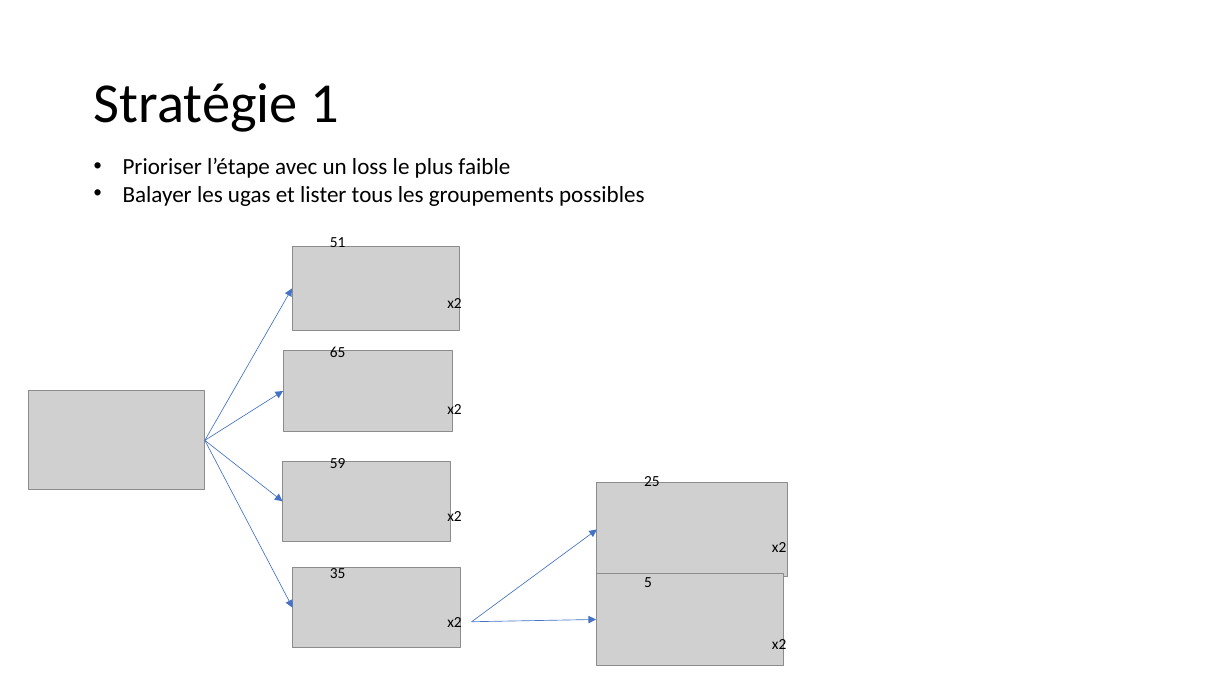
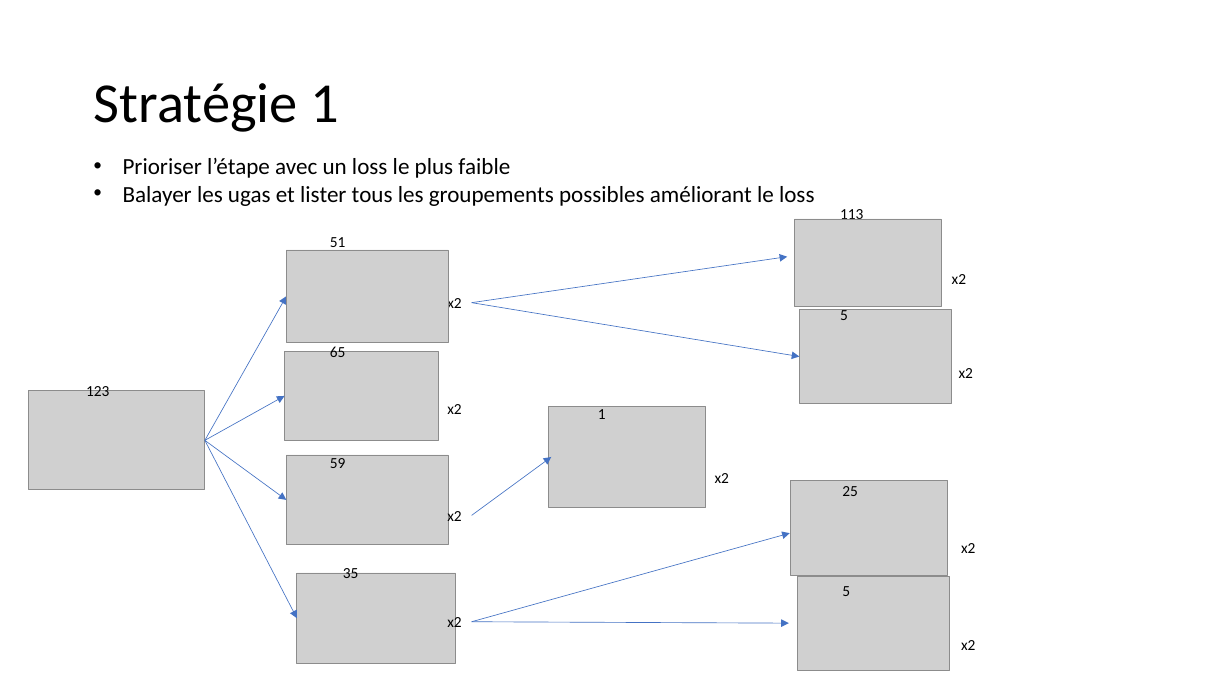
Before and after one commit to leopoldlacroix/graph_proj, a slide deck: slide 7 of explication.pptx (slide 5 before the commit). Drawn at 1232x693 pixels with LibreOffice and Linux fonts; fonts in the diff are those of the drawing; grey boxes stand for pictures. Boxes give left, top, right and bottom in pixels: in the first picture for what was removed or moved away, otherwise in the second. Text is boxed around its words. In the diff, an @@ line names an element or a change of style, - is before the commit and + after.

```diff
--- a/explication.pptx
+++ b/explication.pptx
@@ text at box(123, 186, 815, 206): text changed @@
-• Balayer les ugas et lister tous les groupements possibles
+• Balayer les ugas et lister tous les groupements possibles améliorant le loss
@@ picture added at box(795, 219, 942, 307) @@
@@ picture: place and size @@
-picture at box(292, 247, 460, 330)
+picture at box(287, 250, 448, 343)
@@ arrow added from (471, 303) to (787, 257), #4472C4 0.5 pt @@
@@ arrow moved from (205, 441) - (292, 288) to (205, 441) - (287, 297) @@
@@ group added at box(840, 206, 973, 378): 4 texts @@
+x2
+113
+5
+x2
@@ arrow added from (471, 303) to (799, 357), #4472C4 0.5 pt @@
@@ picture added at box(799, 310, 952, 404) @@
@@ picture: place and size @@
-picture at box(283, 350, 452, 432)
+picture at box(285, 352, 438, 441)
@@ text added at box(86, 383, 109, 396), 12 pt, text #000000 @@
+123
@@ arrow moved from (205, 441) - (283, 391) to (205, 441) - (285, 396) @@
@@ picture added at box(549, 407, 706, 507) @@
@@ text added at box(598, 405, 606, 419), 12 pt, text #000000 @@
+1
@@ arrow moved from (205, 441) - (283, 502) to (205, 441) - (287, 500) @@
@@ arrow moved from (205, 441) - (293, 608) to (205, 441) - (297, 618) @@
@@ picture: place and size @@
-picture at box(283, 461, 451, 542)
+picture at box(287, 455, 448, 544)
@@ arrow added from (471, 516) to (552, 457), #4472C4 0.5 pt @@
@@ text "x2": place and size @@
-text "x2" at box(772, 542, 786, 552)
+text "x2" at box(715, 473, 729, 483)
@@ text "25": place and size @@
-text "25" at box(644, 473, 660, 486)
+text "25" at box(842, 486, 858, 496)
@@ picture removed at box(597, 482, 787, 577) @@
@@ picture added at box(791, 481, 948, 576) @@
@@ arrow moved from (471, 622) - (597, 530) to (471, 622) - (790, 533) @@
@@ text "35": place and size @@
-text "35" at box(330, 565, 346, 578)
+text "35" at box(343, 565, 359, 578)
@@ text added at box(961, 543, 975, 553), 12 pt, text #000000 @@
+x2
@@ picture: place and size @@
-picture at box(293, 567, 460, 648)
+picture at box(297, 573, 456, 664)
@@ picture removed at box(596, 573, 783, 665) @@
@@ picture added at box(798, 577, 950, 671) @@
@@ text "5": place and size @@
-text "5" at box(644, 577, 652, 587)
+text "5" at box(842, 586, 850, 596)
@@ arrow moved from (471, 622) - (596, 619) to (471, 622) - (789, 623) @@
@@ text "x2" rewrapped from box(772, 636, 786, 654) to box(961, 640, 975, 650) @@
```
Also in this commit, not shown: 7 other slides changed, 1 slide removed, 8 other files.
